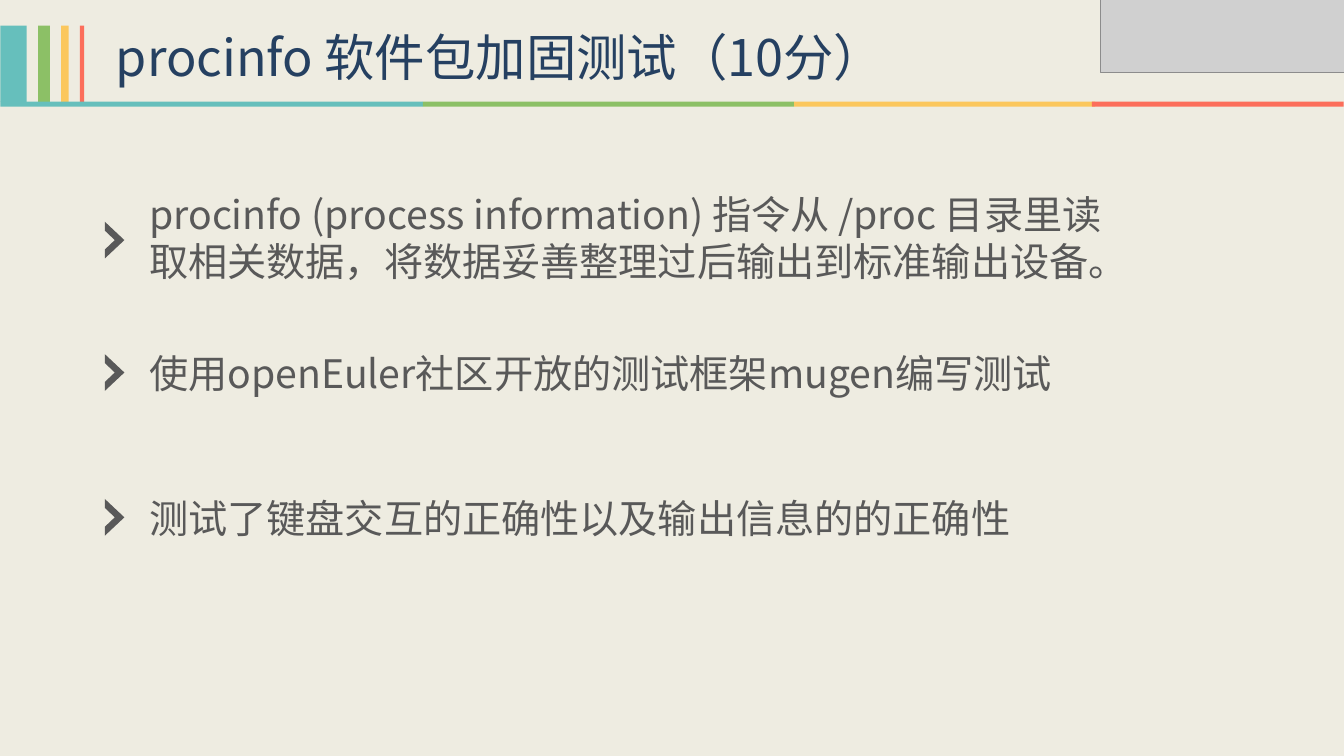
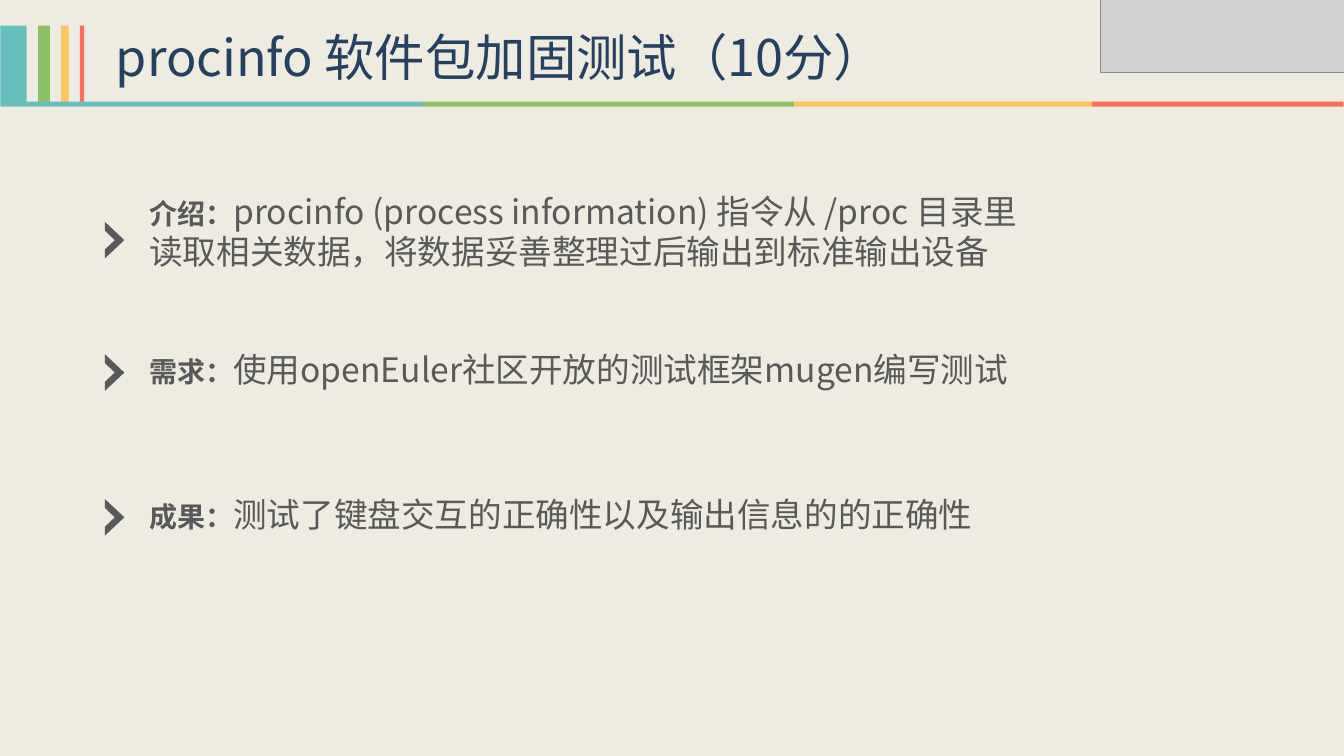
Before and after one commit to HollowMan6/My-openEuler-Open-Source-Internship, a slide deck: slide 3 of openEuler开源实习.pptx. Drawn at 1344x756 pixels with LibreOffice and Linux fonts; fonts in the diff are those of the drawing; grey boxes stand for pictures. Boxes give left, top, right and bottom in pixels: in the first picture for what was removed or moved away, otherwise in the second. Text is boxed around its words. In the diff, an @@ line names an element or a change of style, - is before the commit and + after.

```diff
--- a/openEuler开源实习.pptx
+++ b/openEuler开源实习.pptx
@@ text at [149,196,1017,268]: text changed; size 28 to 24 pt @@
-procinfo (process information) 指令从 /proc 目录里读取相关数据，将数据妥善整理过后输出到标准输出设备。
+介绍：procinfo (process information) 指令从 /proc 目录里读取相关数据，将数据妥善整理过后输出到标准输出设备
@@ text at [149,353,1008,391]: text changed; size 28 to 24 pt @@
-使用openEuler社区开放的测试框架mugen编写测试
+需求：使用openEuler社区开放的测试框架mugen编写测试
@@ text at [149,498,972,530]: text changed; size 28 to 24 pt @@
-测试了键盘交互的正确性以及输出信息的的正确性
+成果：测试了键盘交互的正确性以及输出信息的的正确性
```
Also in this commit, not shown: 6 other slides changed, 1 other file.
